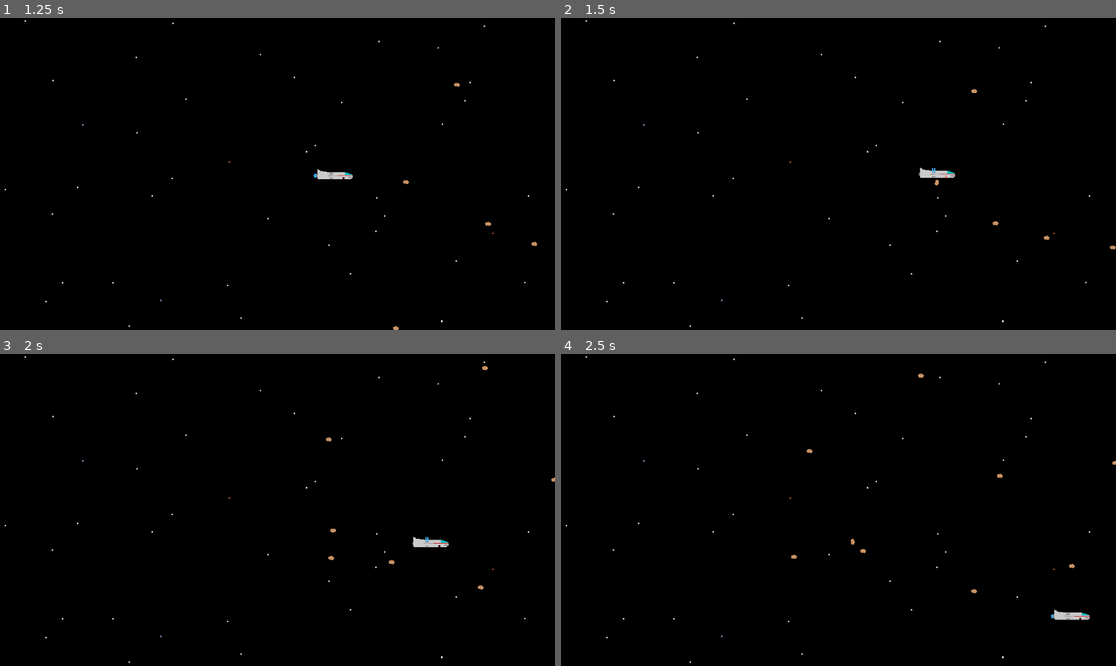
Above: before the commit, frames 1-4 (two rows, left to right).
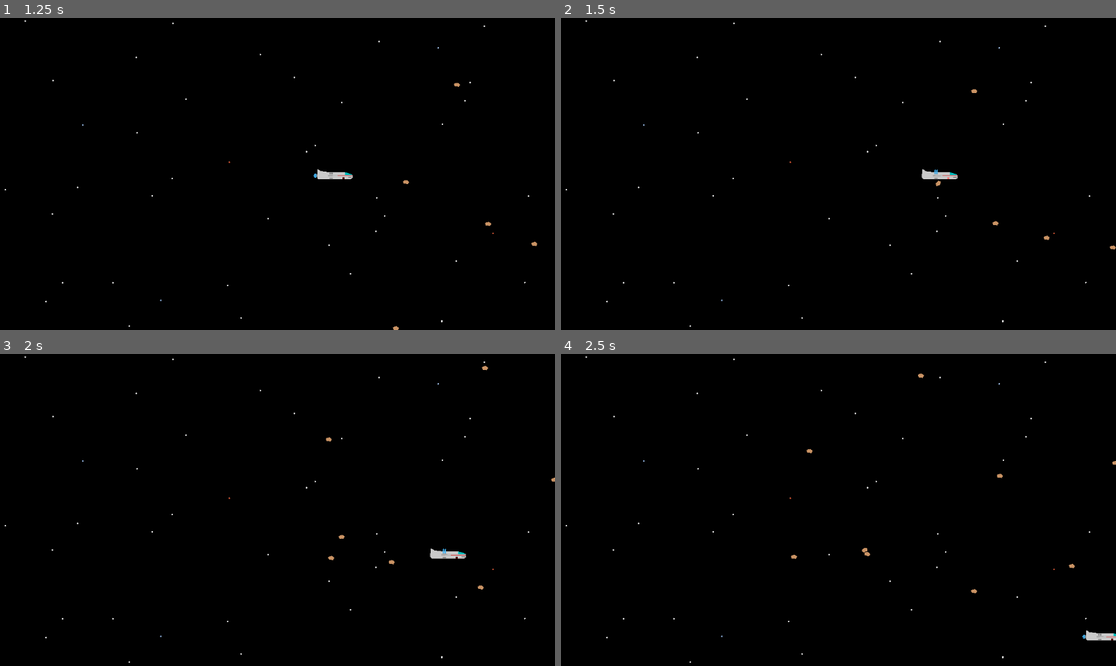
Above: after the commit, the same moments.

Repository: fractalate/space-hazard
Game: Godot game, scene res://main.tscn
Same seed, same stepped clock (60 frames per second), same inputs: the game is played once before the commit and once after it.
Inputs:
- Up to frame 1 (1.25 s): hold Right (right) from 0.53 s (still down)
- Up to frame 2 (1.5 s): release Right (right) at 1.28 s; hold Down (down) from 1.28 s (still down)
- Up to frame 3 (2 s): keep holding Down (down)
- Up to frame 4 (2.5 s): release Down (down) at 2.03 s; hold Right (right) from 2.03 s (still down)

Frame 1 is identical in both runs. In frame 2, 0.1% of the frame differs, in the area x 64-72%, y 47-54%; in frame 3, 0.4%, in the area x 59-84%, y 55-66%; in frame 4, 0.3%.

Commit message:
Added Mass for Rock and Ship
Ship mass is based on Discovery, being 78,000 kg. Since this ship is futuristic and uses future materials, its mass is only 70,000 kg.

Diff:
--- a/hazards/rock.tscn
+++ b/hazards/rock.tscn
@@ -3,6 +3,7 @@
 [node name="Rock" type="RigidBody2D"]
 collision_layer = 2
 collision_mask = 3
+mass = 35000.0
 
 [node name="Polygon2D" type="Polygon2D" parent="."]
 color = Color(0.792157, 0.576471, 0.396078, 1)
--- a/ship/player_ship.tscn
+++ b/ship/player_ship.tscn
@@ -8,6 +8,7 @@
 
 [node name="RigidBody2D" type="RigidBody2D" parent="."]
 collision_mask = 2
+mass = 70000.0
 script = ExtResource("2_gui1u")
 
 [node name="Body" type="Polygon2D" parent="RigidBody2D"]
